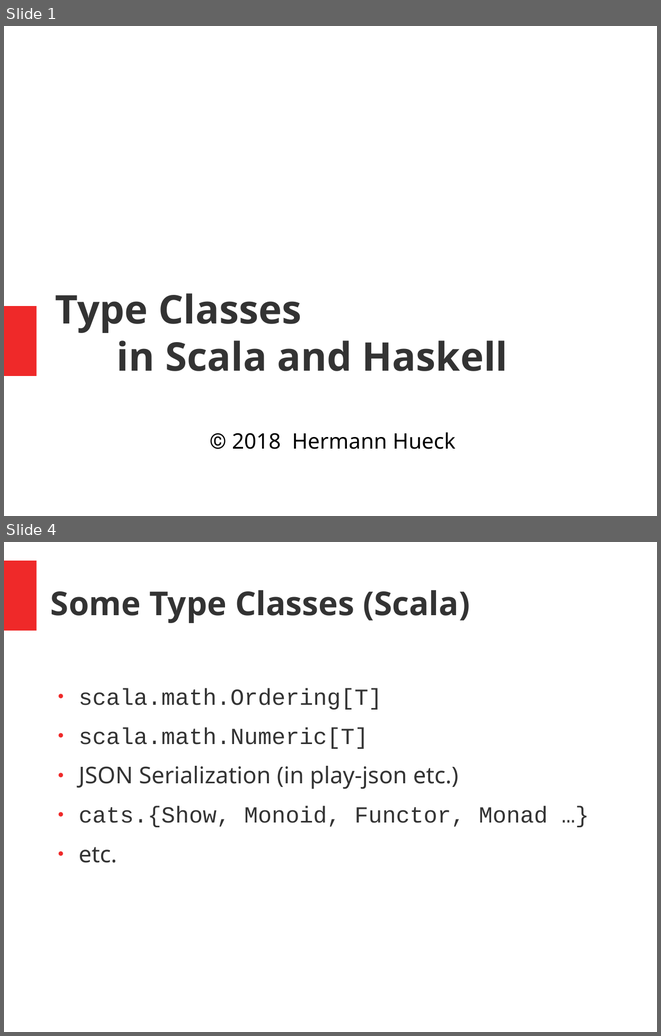
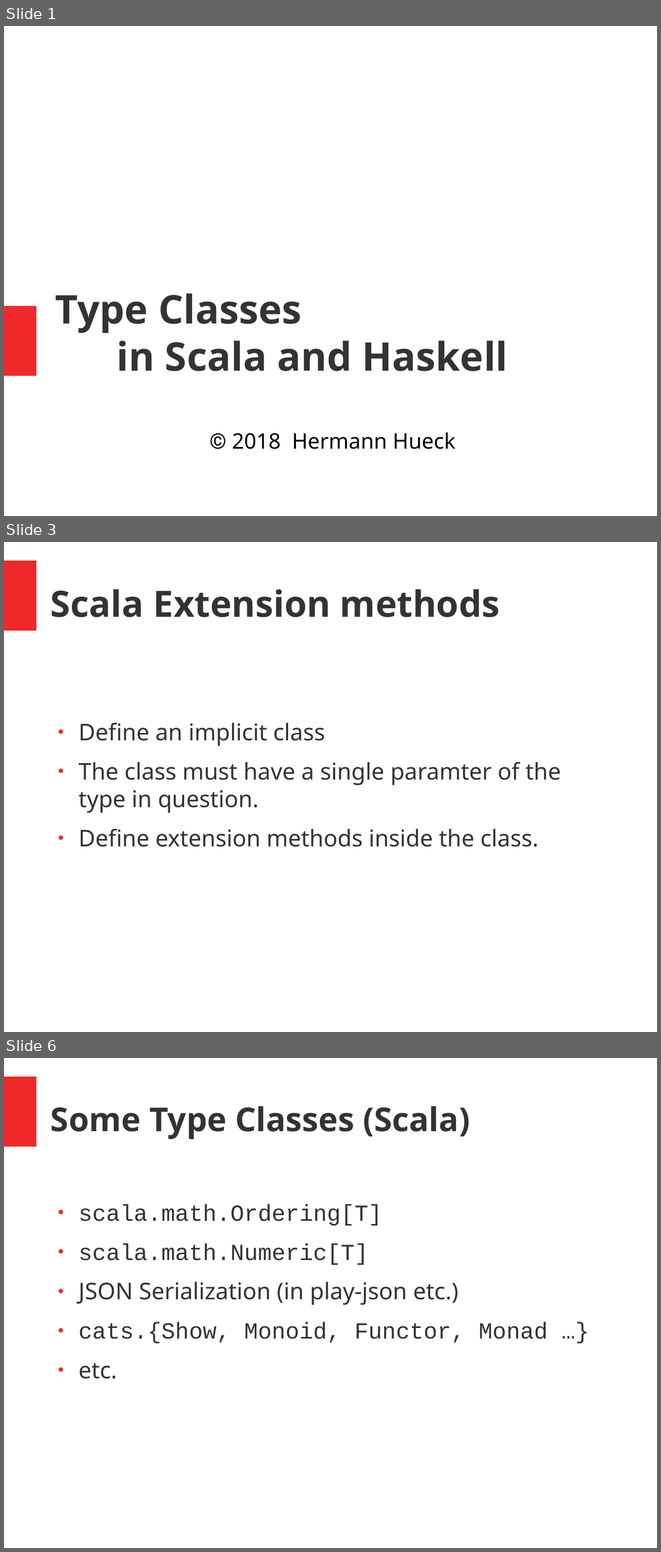
Before and after one commit to hermannhueck/typeclasses, a slide deck: Slides/TypeClasses.pptx. Shown one above the other, each under a label of ours: slides 1 and 4 before the commit, slides 1, 3 and 6 after it; the slides between them are not shown. The pictures are 661x1036 and 661x1552 pixels, drawn with LibreOffice and Linux fonts; fonts in the diff are those of the drawing. Boxes give left, top, right and bottom in pixels: in the first picture for what was removed or moved away, otherwise in the second. Text is boxed around its words. In the diff, an @@ line names an element or a change of style, - is before the commit and + after.

```diff
--- a/Slides/TypeClasses.pptx
+++ b/Slides/TypeClasses.pptx
@@ slide 3 added at (x1=4, y1=542, x2=657, y2=1032), background #FFFFFF; not listed: 1 template element that a slide beside it also shows @@
@@ text added at (x1=51, y1=589, x2=500, y2=617), 44 pt, text #333333, bold @@
+Scala Extension methods
@@ text added at (x1=79, y1=722, x2=561, y2=847), 28 pt, text #333333 @@
+● Define an implicit class
+● The class must have a single paramter of the type in question.
+● Define extension methods inside the class.
@@ what was slide 4 is now slide 6 @@
```
Also in this commit, not shown: 12 slides changed, 1 other slide added, 1 other file.
